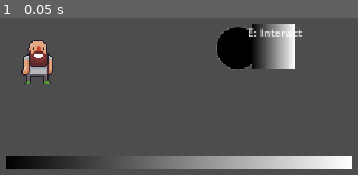
Above: before the commit, frame 1.
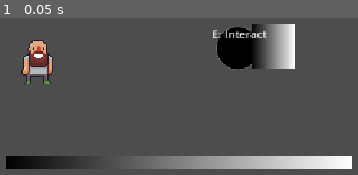
Above: after the commit, the same moment.

Repository: shi-reker/project-skinwalker
Game: Godot game, scene res://Scenes/test_world.tscn
Same seed, same stepped clock (60 frames per second), same inputs: the game is played once before the commit and once after it. This scene is started directly instead of the project's main scene.
Inputs:
- Up to frame 1 (0.05 s): no input

The runs differ from the first frame. In frame 1, 0.6% of the frame differs, in the area x 59-85%, y 6-13%.

Commit message:
going home

Diff:
--- a/Scenes/Environments/home.tscn
+++ b/Scenes/Environments/home.tscn
@@ -2,12 +2,17 @@
 
 [ext_resource type="Script" uid="uid://b6qalw6pvtp0n" path="res://Scripts/Environments/home.gd" id="1_7wl01"]
 [ext_resource type="Texture2D" uid="uid://bef4qqboc8nhp" path="res://Assets/temp_circle_sprite.tres" id="2_1ssxx"]
+[ext_resource type="PackedScene" uid="uid://c82j75d07l2o5" path="res://Scenes/Components/interactable_component.tscn" id="3_1ssxx"]
 
 [sub_resource type="CircleShape2D" id="CircleShape2D_g4v7s"]
 radius = 27.48
 
-[node name="Home" type="Area2D" unique_id=207890098]
+[sub_resource type="CircleShape2D" id="CircleShape2D_yf5fn"]
+radius = 49.96
+
+[node name="Home" type="StaticBody2D" unique_id=812389625 node_paths=PackedStringArray("interactable")]
 script = ExtResource("1_7wl01")
+interactable = NodePath("InteractableComponent")
 
 [node name="Sprite2D" type="Sprite2D" parent="." unique_id=1050776503]
 texture = ExtResource("2_1ssxx")
@@ -15,5 +20,8 @@
 [node name="CollisionShape2D" type="CollisionShape2D" parent="." unique_id=822850573]
 shape = SubResource("CircleShape2D_g4v7s")
 
-[connection signal="body_entered" from="." to="." method="_on_body_entered"]
-[connection signal="body_exited" from="." to="." method="_on_body_exited"]
+[node name="InteractableComponent" parent="." unique_id=1612934472 instance=ExtResource("3_1ssxx")]
+interact_name = "GO HOME"
+
+[node name="CollisionShape2D" type="CollisionShape2D" parent="InteractableComponent" unique_id=1453574856]
+shape = SubResource("CircleShape2D_yf5fn")
--- a/Scenes/test_world.tscn
+++ b/Scenes/test_world.tscn
@@ -45,3 +45,5 @@
 [node name="NPCs" type="Node2D" parent="." unique_id=1043265567]
 
 [node name="SurveillanceSystems" type="Node2D" parent="." unique_id=1156992888]
+
+[connection signal="home_entered" from="Environment/Home" to="." method="_on_player_entered_home"]
--- a/Scripts/Environments/home.gd
+++ b/Scripts/Environments/home.gd
@@ -1,13 +1,10 @@
-extends Area2D
+extends StaticBody2D
 class_name Home
 
-func _on_body_entered(body: Node2D) -> void:
-	if body is PlayerActor:
-		var player := body as PlayerActor
-		player.set_interaction_available(true)
-		player.entered_home.emit()
+@export var interactable: InteractableComponent
+signal home_entered
 
-func _on_body_exited(body: Node2D) -> void:
-	if body is PlayerActor:
-		var player := body as PlayerActor
-		player.set_interaction_available(false)
+func _ready() -> void:
+	if interactable:
+		interactable.interact = func():
+			home_entered.emit()
--- a/Scripts/world.gd
+++ b/Scripts/world.gd
@@ -4,8 +4,8 @@
 @export var player: PlayerActor
 @export var stalker: StalkerActor
 
-func _ready() -> void:
-	player.entered_home.connect(_on_player_entered_home)
+#func _ready() -> void:
+	#player.entered_home.connect(_on_player_entered_home)
 
 func _on_player_entered_home():
 	print("gone home!")
